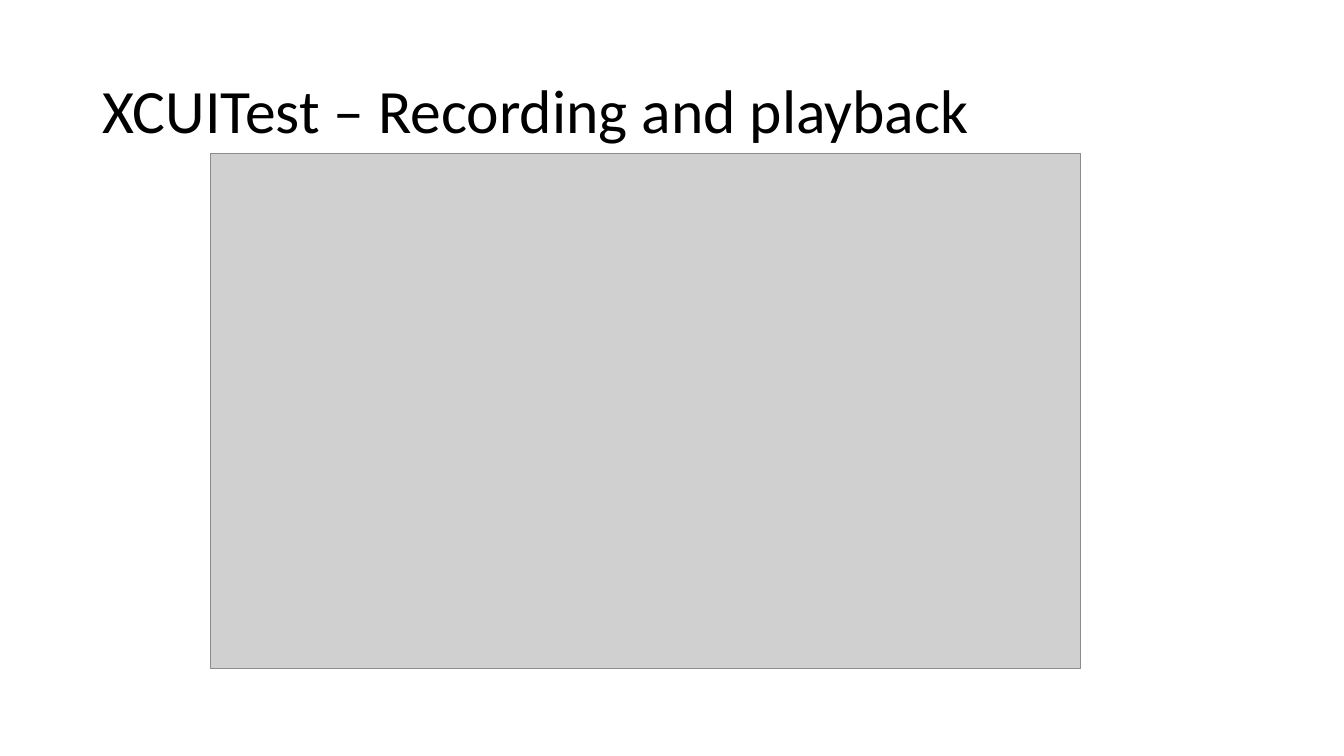
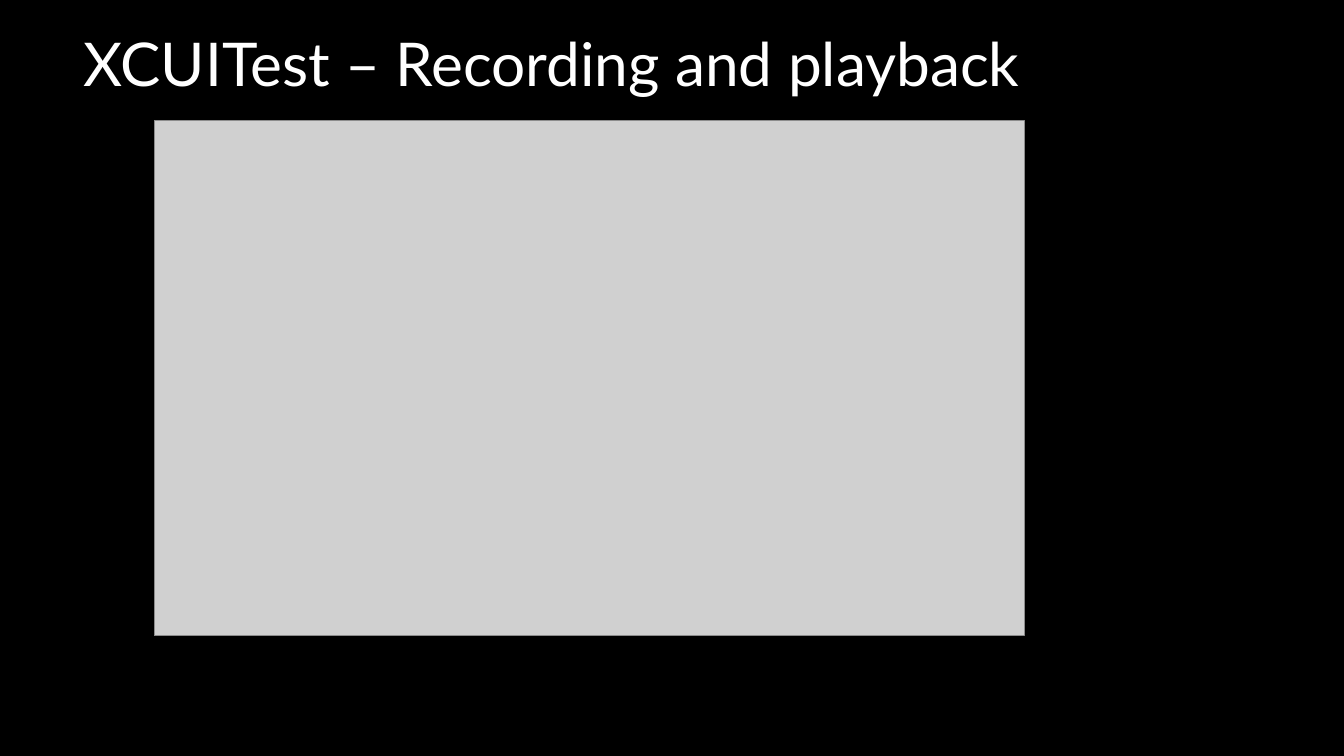
Before and after one commit to vfa-cancc/simpleapp, a slide deck: slide 8 of document/VFA-iOS-testing.pptx. Drawn at 1344x756 pixels with LibreOffice and Linux fonts; fonts in the diff are those of the drawing; grey boxes stand for pictures. Boxes give left, top, right and bottom in pixels: in the first picture for what was removed or moved away, otherwise in the second. Text is boxed around its words. In the diff, an @@ line names an element or a change of style, - is before the commit and + after.

```diff
--- a/document/VFA-iOS-testing.pptx
+++ b/document/VFA-iOS-testing.pptx
@@ freeform shape added at (0,0,1344,756), fill #000000 @@
@@ title "XCUITest – Recording and playback": place and size @@
-title "XCUITest – Recording and playback" at (102,90,968,144)
+title "XCUITest – Recording and playback" at (83,41,1020,97)
@@ title "XCUITest – Recording and playback" at (83,41,1020,97): size 44 to 43.1 pt, font Calibri to Lato, text colour #000000 to #FFFFFF; line spacing 0.9 to 1; vertical alignment middle to top @@
@@ picture: place and size @@
-picture at (211,153,1081,668)
+picture at (154,120,1024,635)
```
Also in this commit, not shown: 14 other slides changed, 13 slides added, 1 slide removed, 1 other file.
